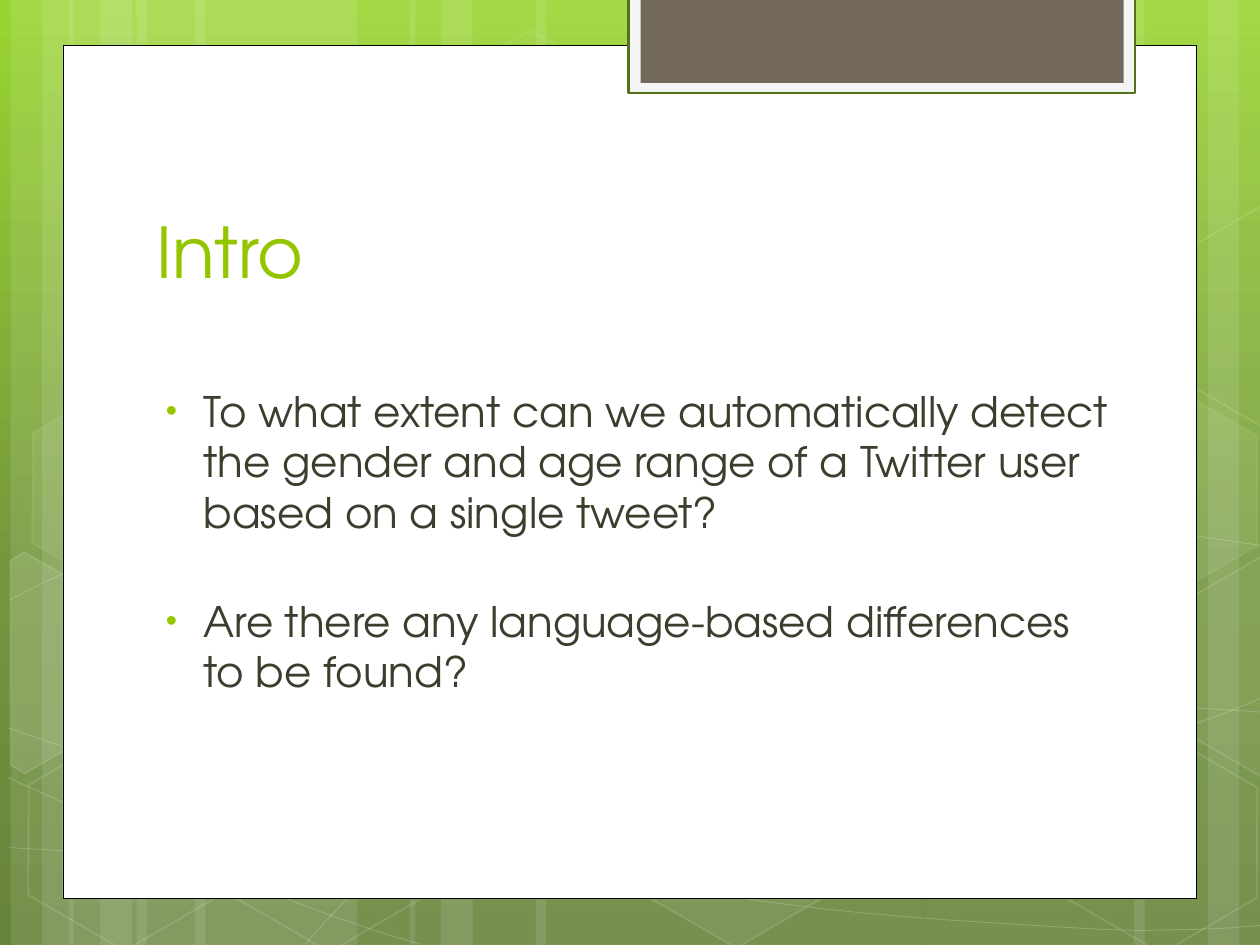
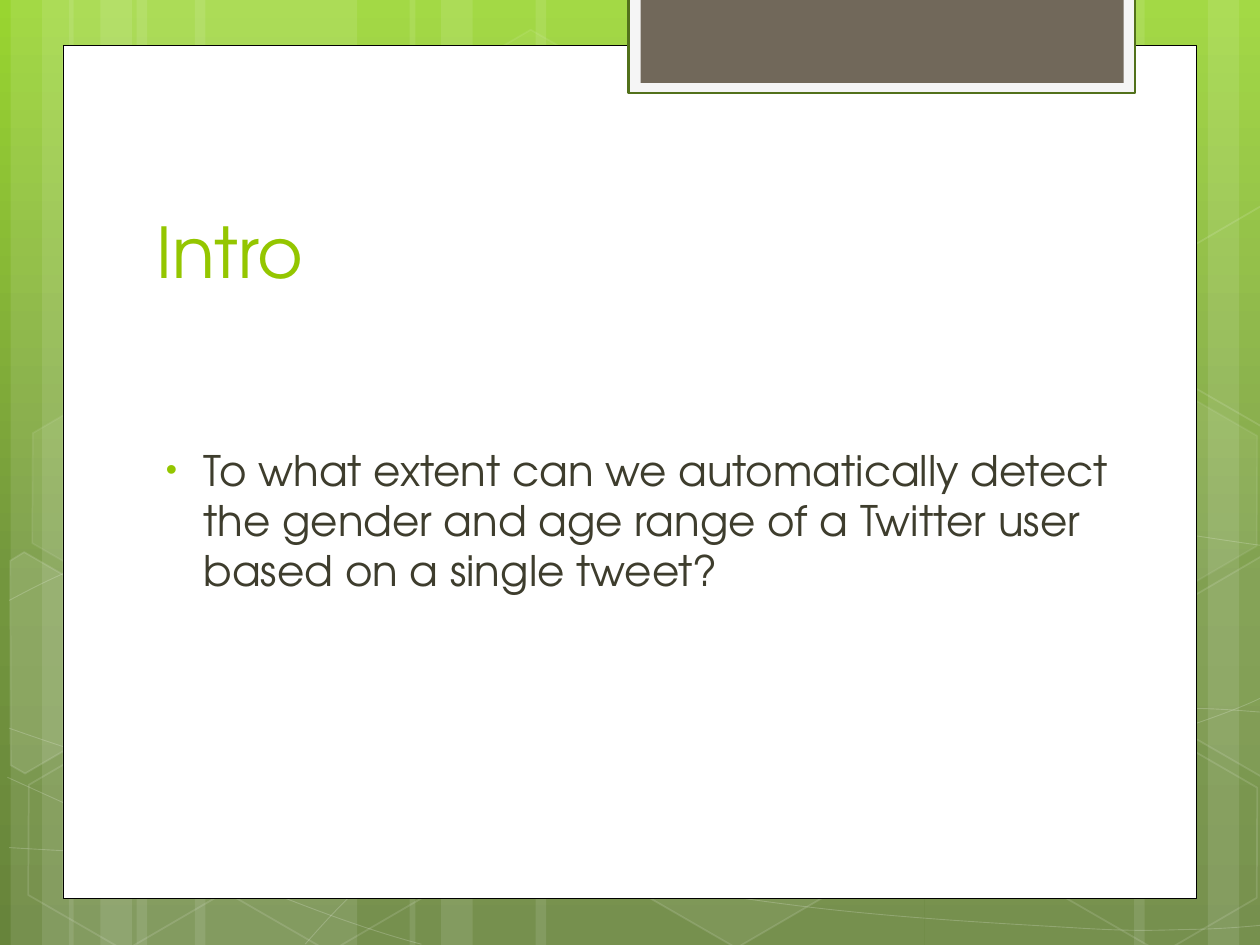
Before and after one commit to DaphneGroot/LFD-Final-Project, a slide deck: slide 2 of Presentation.pptx. Drawn at 1260x945 pixels with LibreOffice and Linux fonts; fonts in the diff are those of the drawing. Boxes give left, top, right and bottom in pixels: in the first picture for what was removed or moved away, otherwise in the second. Text is boxed around its words. In the diff, an @@ line names an element or a change of style, - is before the commit and + after.

```diff
--- a/Presentation.pptx
+++ b/Presentation.pptx
@@ text at <box>204,606,1070,688</box>: paragraph removed @@
-• Are there any language-based differences to be found?
```
Also in this commit, not shown: 3 other slides changed.
